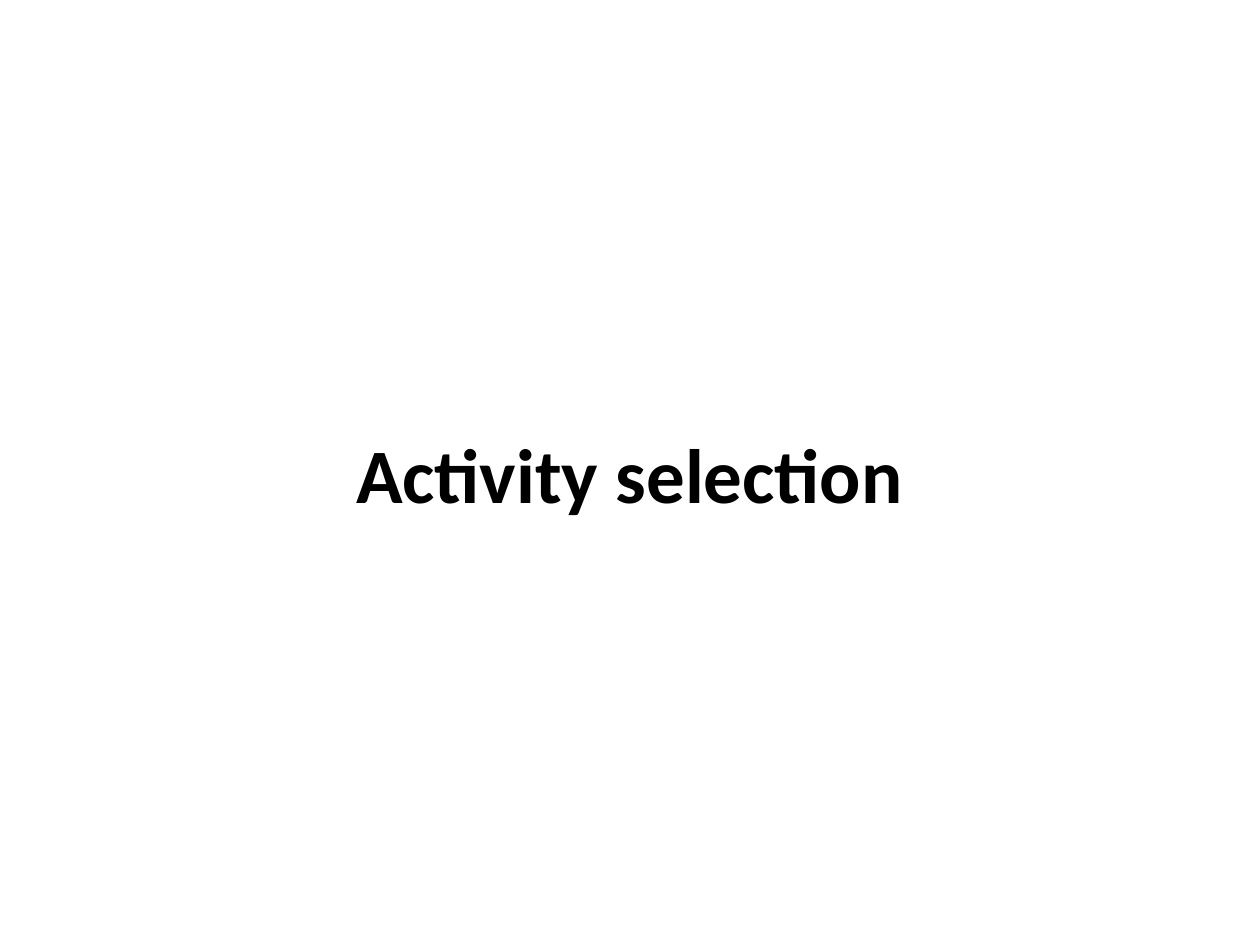
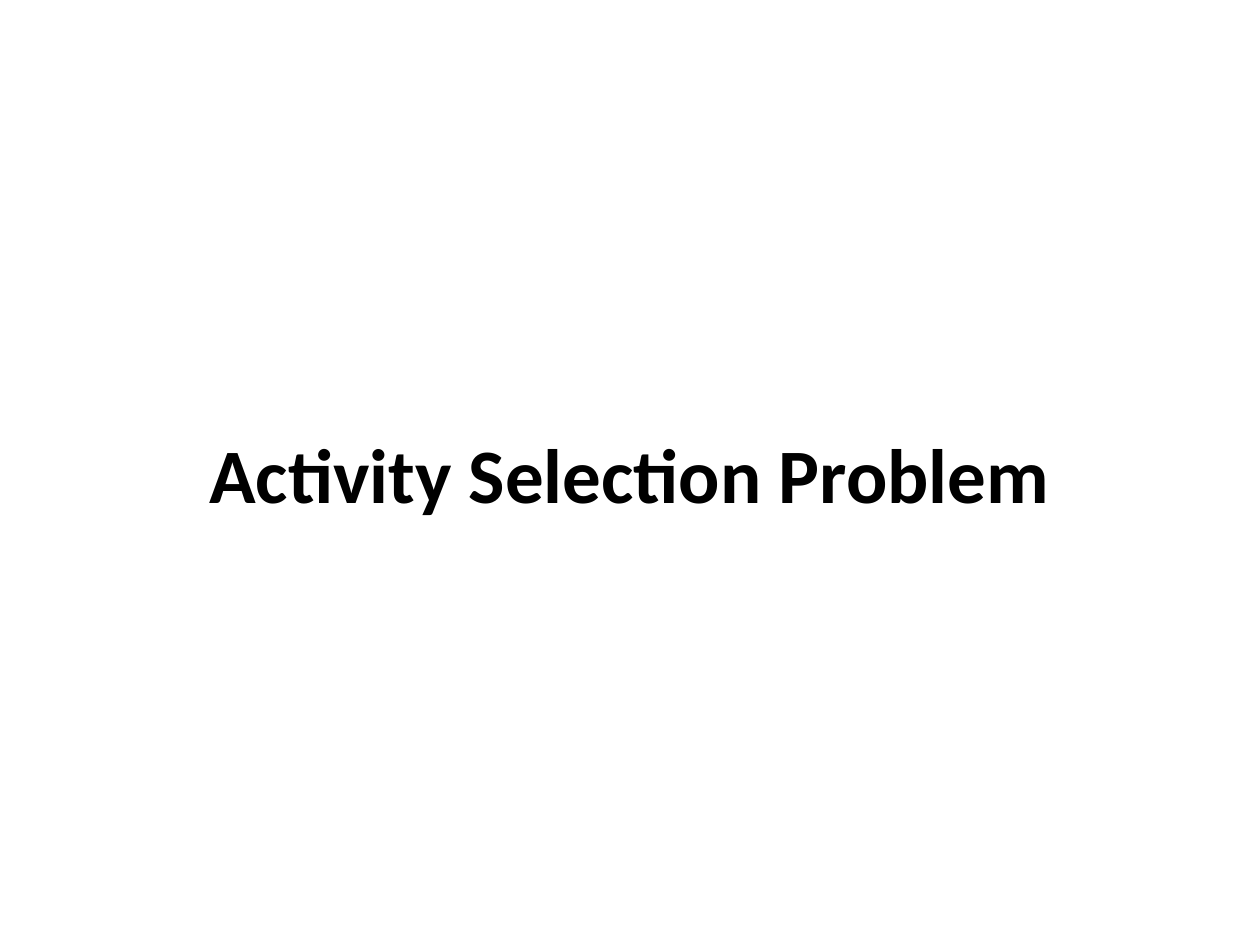
Before and after one commit to ifromm/dsa, a slide deck: slide 12 of slides/unit_7_greedy.pptx. Drawn at 1260x945 pixels with LibreOffice and Linux fonts; fonts in the diff are those of the drawing; background and template pictures are left out. Boxes give left, top, right and bottom in pixels: in the first picture for what was removed or moved away, otherwise in the second. Text is boxed around its words. In the diff, an @@ line names an element or a change of style, - is before the commit and + after.

```diff
--- a/slides/unit_7_greedy.pptx
+++ b/slides/unit_7_greedy.pptx
@@ title at bbox=[209, 449, 1049, 515]: text changed @@
-Activity selection
+Activity Selection Problem
```
Also in this commit, not shown: 3 other slides changed, 1 other file.
